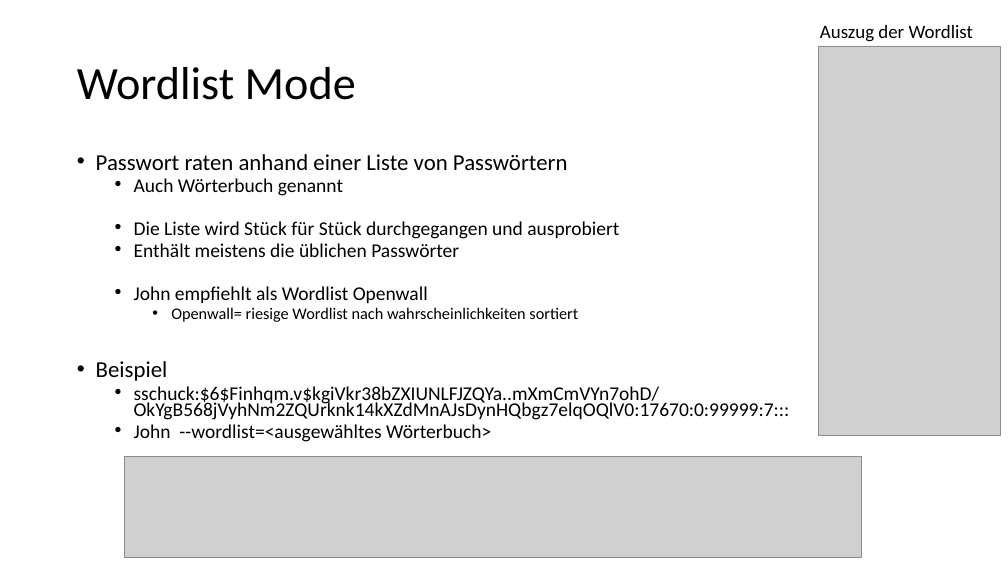
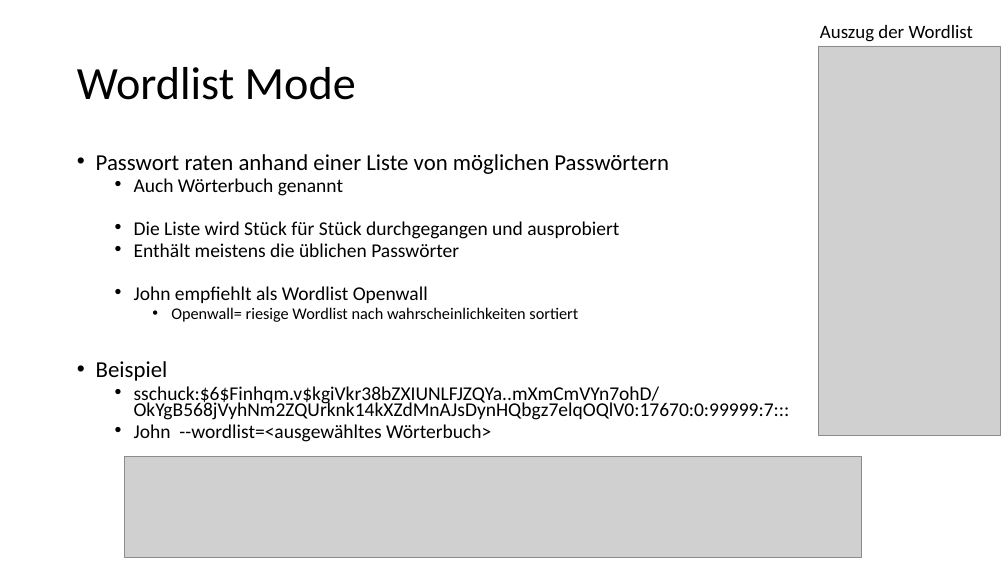
Before and after one commit to StefanSchuck/JohnTheRipperVortrag, a slide deck: slide 11 of Vortrag.pptx. Drawn at 1008x567 pixels with LibreOffice and Linux fonts; fonts in the diff are those of the drawing; grey boxes stand for pictures. Boxes give left, top, right and bottom in pixels: in the first picture for what was removed or moved away, otherwise in the second. Text is boxed around its words. In the diff, an @@ line names an element or a change of style, - is before the commit and + after.

```diff
--- a/Vortrag.pptx
+++ b/Vortrag.pptx
@@ text at <box>96,154,669,174</box>: text changed @@
-• Passwort raten anhand einer Liste von Passwörtern
+• Passwort raten anhand einer Liste von möglichen Passwörtern
```
Also in this commit, not shown: 1 other slide changed.
